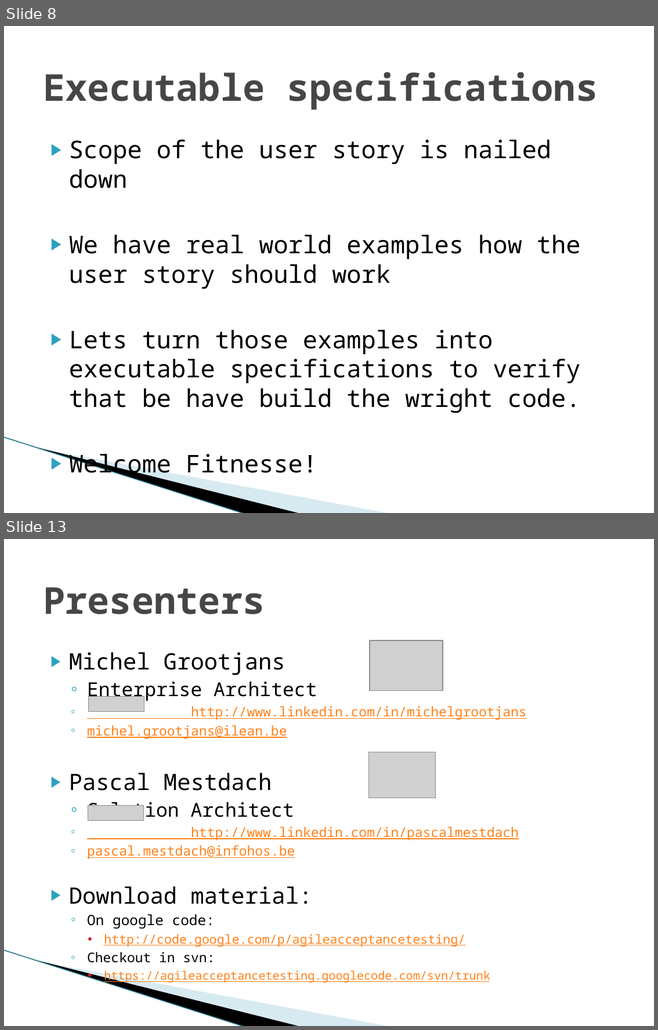
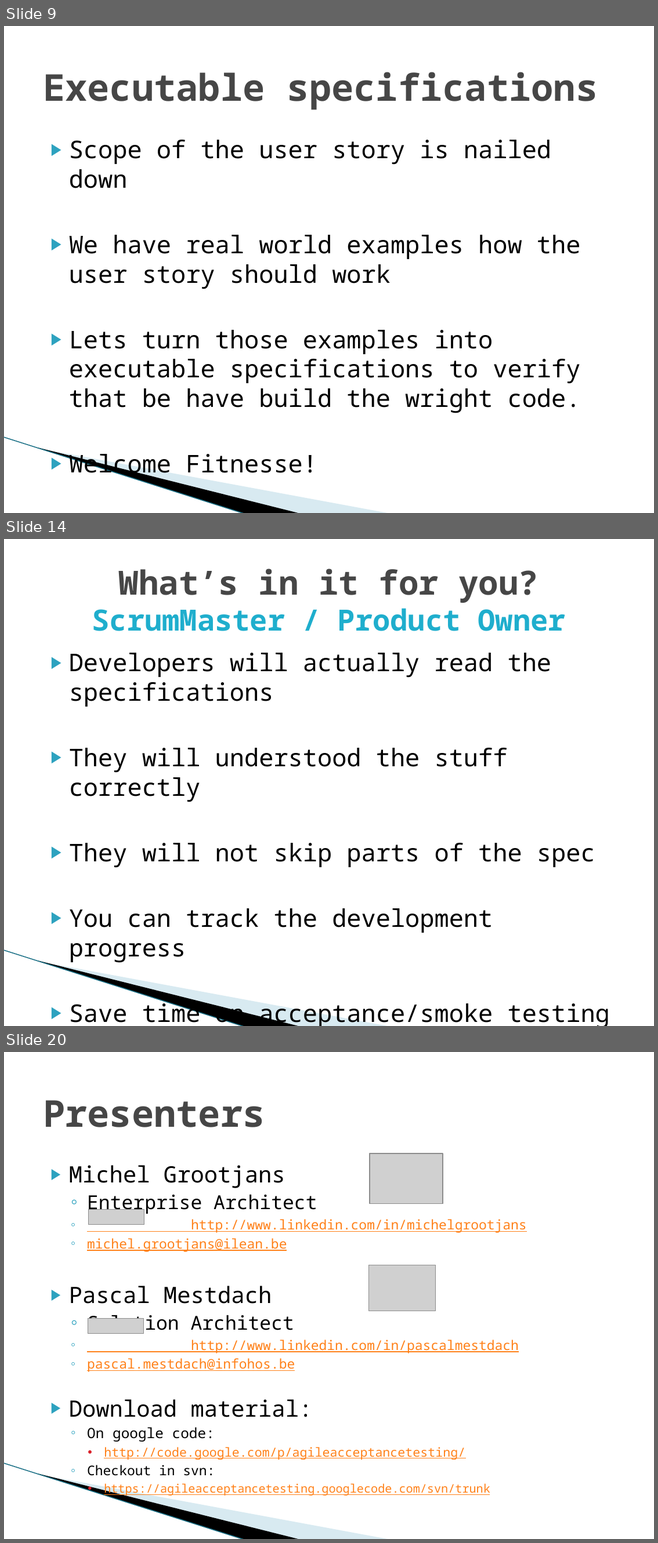
Before and after one commit to michelgrootjans/agileacceptancetesting, a slide deck: Slides/20090514_iLearn_AgileAcceptanceTesting.pptx. Shown one above the other, each under a label of ours: slides 8 and 13 before the commit, slides 9, 14 and 20 after it; the slides between them are not shown. The pictures are 658x1030 and 658x1543 pixels, drawn with LibreOffice and Linux fonts; fonts in the diff are those of the drawing; grey boxes stand for pictures; background and template pictures are left out. Boxes give left, top, right and bottom in pixels: in the first picture for what was removed or moved away, otherwise in the second. Text is boxed around its words. In the diff, an @@ line names an element or a change of style, - is before the commit and + after.

```diff
--- a/Slides/20090514_iLearn_AgileAcceptanceTesting.pptx
+++ b/Slides/20090514_iLearn_AgileAcceptanceTesting.pptx
@@ slide 14 added at box(4, 539, 654, 1026), background #FFFFFF; not listed: 3 template elements that a slide beside it also shows @@
@@ title added at box(92, 569, 565, 631), 32.4 pt, text #1FAECD, bold @@
+What’s in it for you?
+ScrumMaster / Product Owner
@@ text added at box(69, 653, 610, 1026), 27 pt, text #000000 @@
+▶ Developers will actually read the specifications
+▶ They will understood the stuff correctly
+▶ They will not skip parts of the spec
+▶ You can track the development progress
+▶ Save time on acceptance/smoke testing
@@ what was slide 8 is now slide 9 @@
@@ what was slide 13 is now slide 20 @@
```
Also in this commit, not shown: 3 slides changed, 7 other slides added, 1 slide removed.
